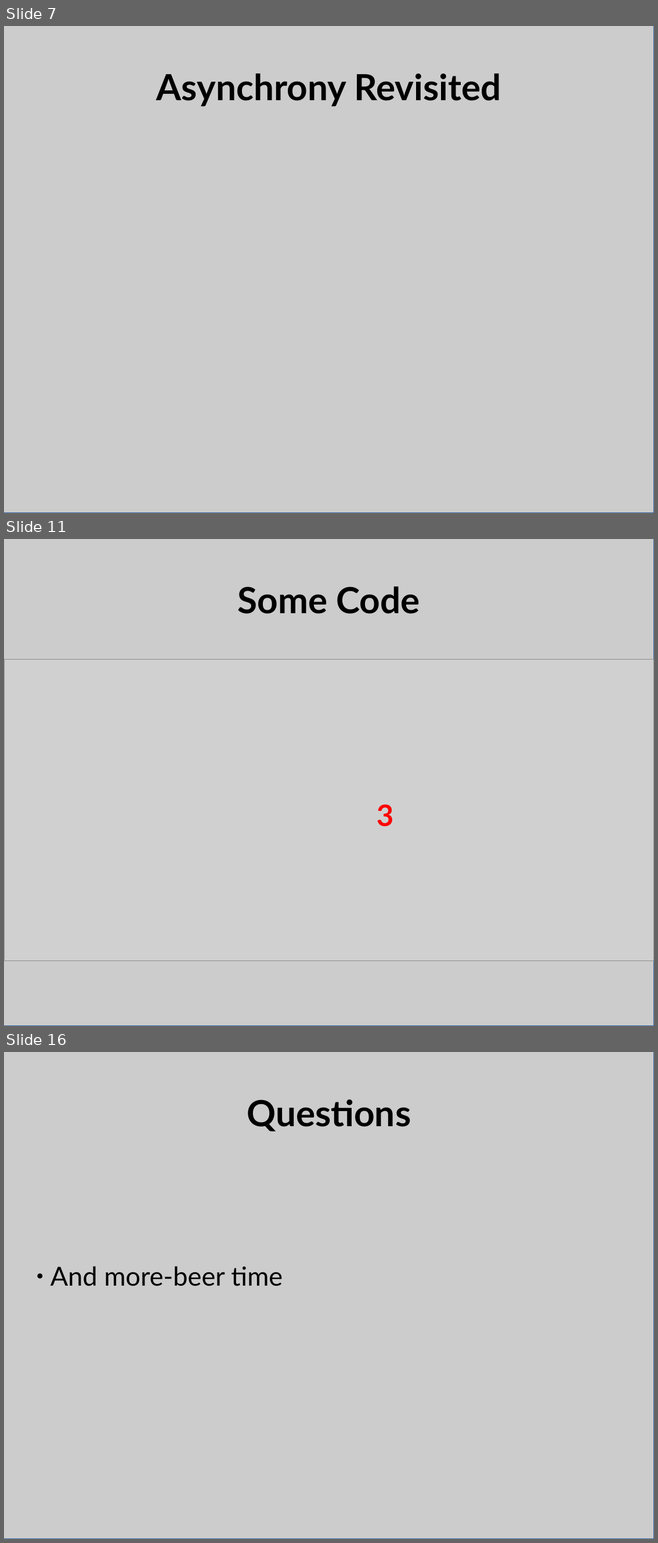
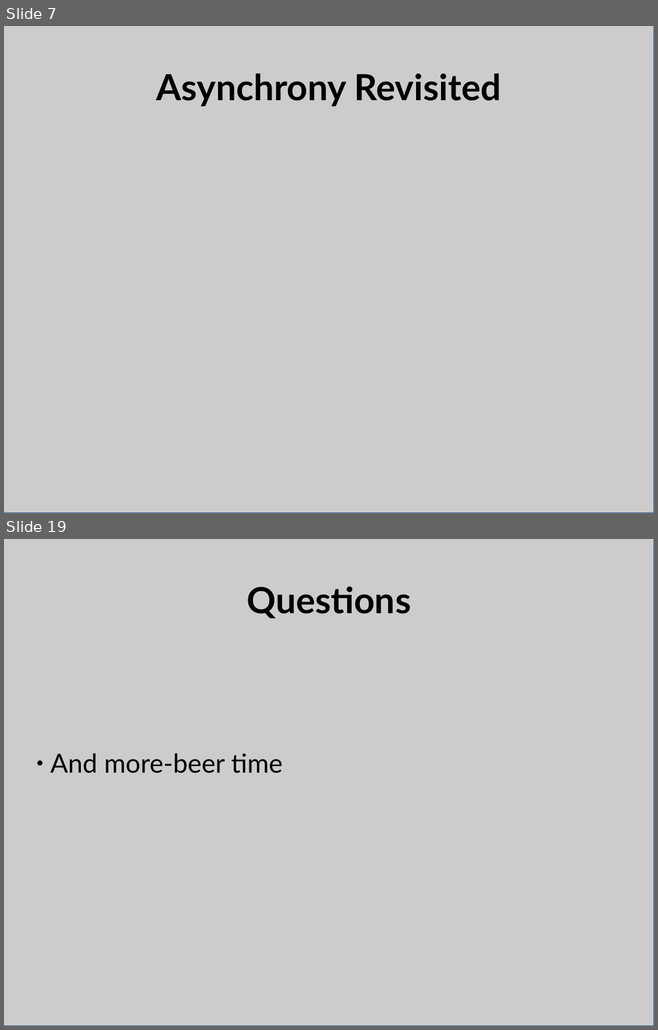
Before and after one commit to bpetering/linuxsa-talk-twisted, a slide deck: twisted_talk.odp. Shown one above the other, each under a label of ours: slides 7, 11 and 16 before the commit, slides 7 and 19 after it; the slides between them are not shown. The pictures are 658x1543 and 658x1030 pixels, drawn with LibreOffice and Linux fonts; fonts in the diff are those of the drawing; grey boxes stand for pictures. Boxes give left, top, right and bottom in pixels: in the first picture for what was removed or moved away, otherwise in the second. Text is boxed around its words. In the diff, an @@ line names an element or a change of style, - is before the commit and + after.

```diff
--- a/twisted_talk.odp
+++ b/twisted_talk.odp
@@ slide 11 removed at (4,539,654,1026), background #FFFFFF @@
@@ rectangle removed at (4,539,654,1026) @@
@@ title removed at (238,587,419,614) @@
-Some Code
@@ picture removed at (4,660,654,962) @@
@@ text removed at (376,805,393,827) @@
-3
@@ what was slide 16 is now slide 19 @@
```
Also in this commit, not shown: 7 slides changed, 9 slides added, 5 other slides removed, 4 other files.
